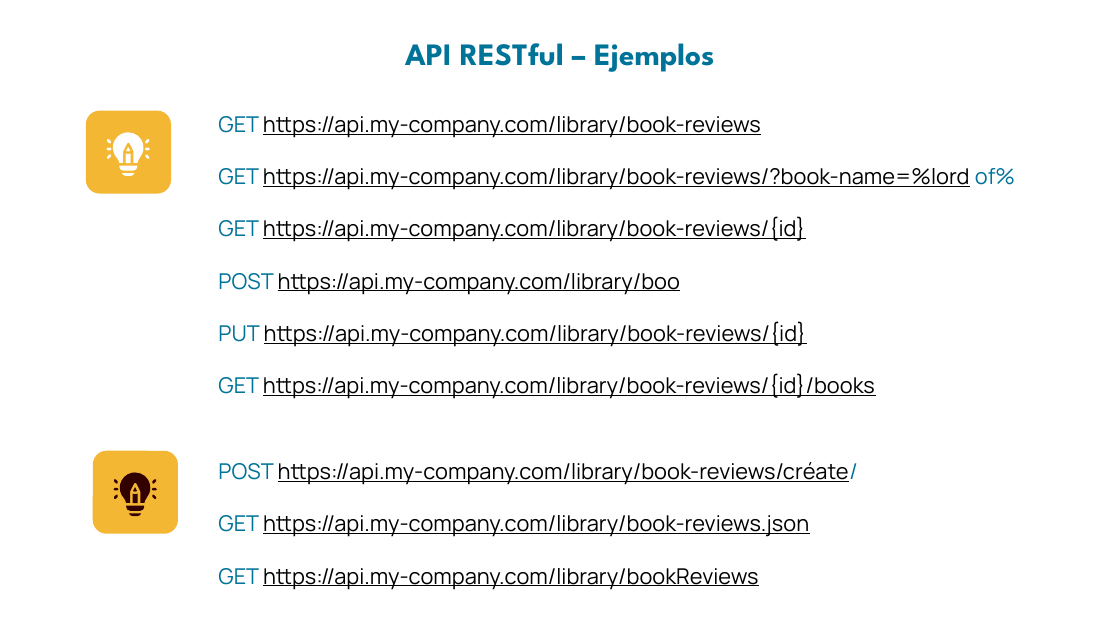
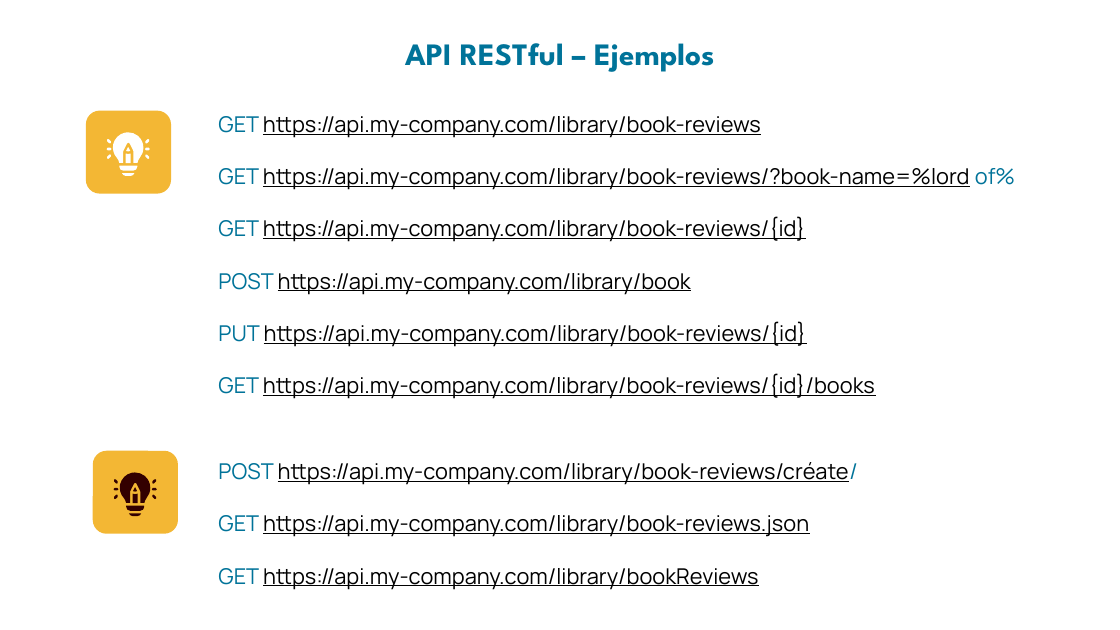
Before and after one commit to grupoinetel/curso-devops-ulpgc, a slide deck: slide 15 of ppt/curso-devops-ulpgc-api.pptx. Drawn at 1120x630 pixels with LibreOffice and Linux fonts; fonts in the diff are those of the drawing; background and template pictures are left out. Boxes give left, top, right and bottom in pixels: in the first picture for what was removed or moved away, otherwise in the second. Text is boxed around its words. In the diff, an @@ line names an element or a change of style, - is before the commit and + after.

```diff
--- a/ppt/curso-devops-ulpgc-api.pptx
+++ b/ppt/curso-devops-ulpgc-api.pptx
@@ text at [218, 273, 807, 347]: text changed @@
-POST https://api.my-company.com/library/boo
-PUT https://api.my-company.com/library/book-reviews/{id}
+POST https://api.my-company.com/library/book
+PUT https://api.my-company.com/library/book-reviews/{id}
```
Also in this commit, not shown: 3 slides added, 1 slide removed.
